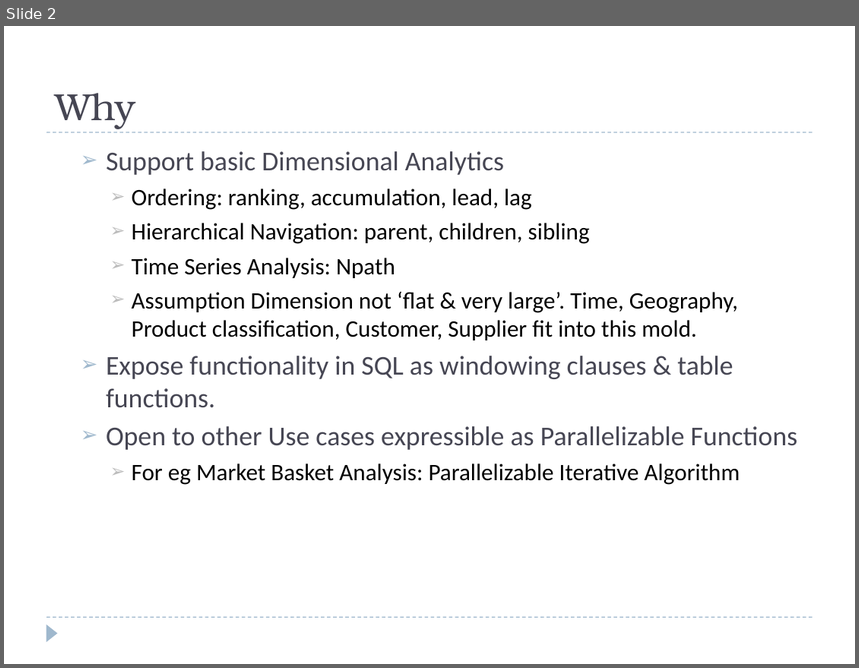
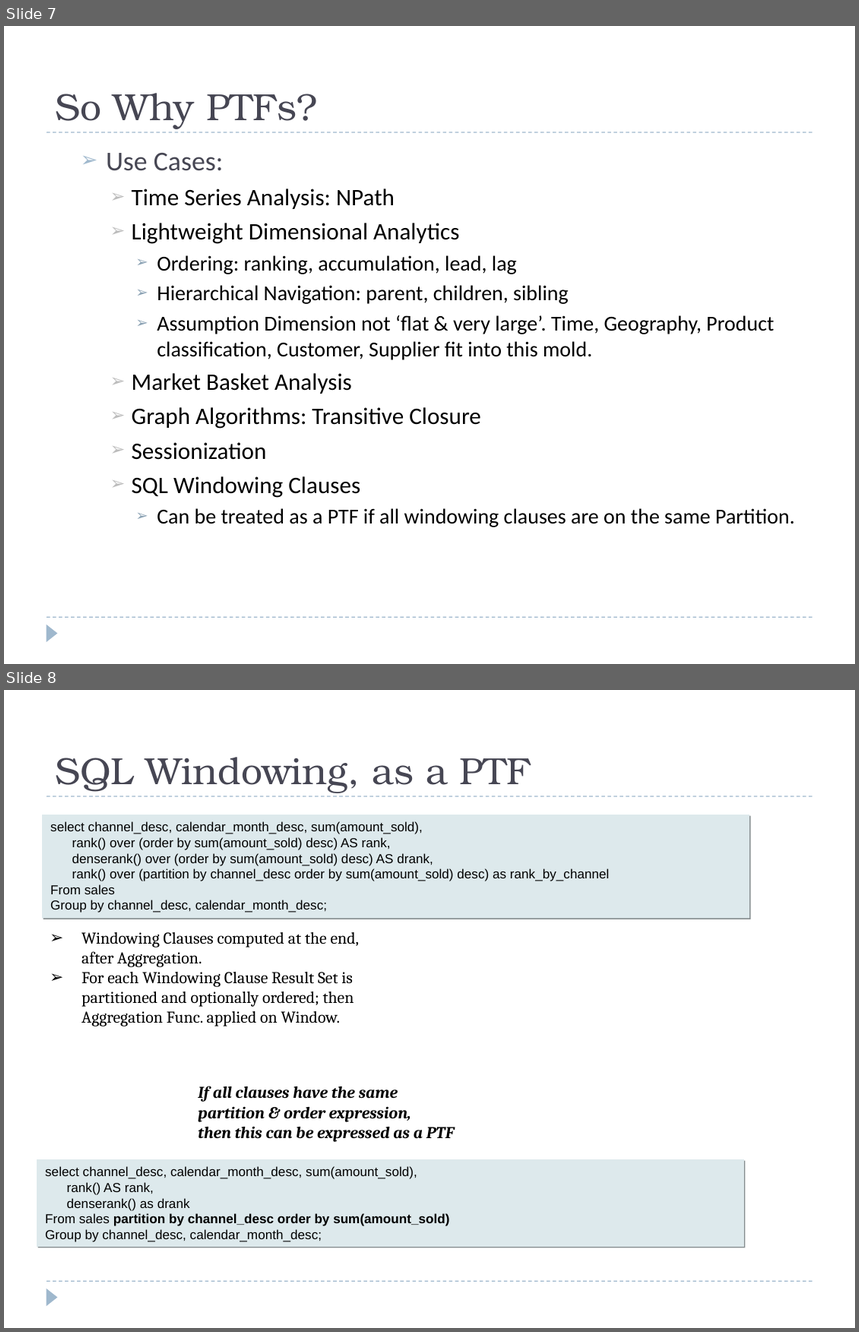
Before and after one commit to hbutani/SQLWindowing, a slide deck: docs/SQW.ppt. Shown one above the other, each under a label of ours: slide 2 before the commit, slides 7 and 8 after it. The pictures are 859x668 and 859x1332 pixels, drawn with LibreOffice and Linux fonts; fonts in the diff are those of the drawing. Boxes give left, top, right and bottom in pixels: in the first picture for what was removed or moved away, otherwise in the second. Text is boxed around its words. In the diff, an @@ line names an element or a change of style, - is before the commit and + after.

```diff
--- a/docs/SQW.ppt
+++ b/docs/SQW.ppt
@@ slide 8 added at (4, 690, 855, 1328), background #FFFFFF; not listed: 3 template elements that a slide beside it also shows @@
@@ title added at (55, 757, 531, 793), 32 pt, text #464653 @@
+SQL Windowing, as a PTF
@@ rectangle added at (42, 815, 750, 919), fill #DDE9EC, 11 pt, text #000000 @@
+select channel_desc, calendar_month_desc, sum(amount_sold),
+rank() over (order by sum(amount_sold) desc) AS rank,
+denserank() over (order by sum(amount_sold) desc) AS drank,
+rank() over (partition by channel_desc order by sum(amount_sold) desc) as rank_by_channel
+From sales
+Group by channel_desc, calendar_month_desc;
@@ text added at (82, 932, 360, 1027), 14 pt, text #000000 @@
+➢ Windowing Clauses computed at the end, after Aggregation.
+➢ For each Windowing Clause Result Set is partitioned and optionally ordered; then Aggregation Func. applied on Window.
@@ text added at (198, 1086, 455, 1142), 14 pt, text #000000, bold, italic @@
+If all clauses have the same
+partition & order expression,
+then this can be expressed as a PTF
@@ rectangle added at (37, 1160, 744, 1248), fill #DDE9EC, 11 pt, text #000000 @@
+select channel_desc, calendar_month_desc, sum(amount_sold),
+rank() AS rank,
+denserank() as drank
+From sales partition by channel_desc order by sum(amount_sold)
+Group by channel_desc, calendar_month_desc;
@@ what was slide 2 is now slide 7 @@
@@ slide 7 changed as well @@
@@ title at (55, 93, 317, 129): text changed @@
-Why
+So Why PTFs?
@@ text at (106, 153, 459, 244): text changed; size 23 to 20 pt; text colour #464653 to #000000 @@
-  ➢ Support basic Dimensional Analytics
+  ➢ Use Cases:
+    ➢ Time Series Analysis: NPath
+    ➢ Lightweight Dimensional Analytics
@@ text at (132, 258, 395, 278): paragraph removed @@
-    ➢ Time Series Analysis: Npath
@@ text at (157, 256, 774, 360): size 20 to 18 pt in "Ordering: ranking, accumulation, lead, lag", "Hierarchical Navigation: parent, children, sibling", "Assumption Dimension not ‘flat & very large’. ..."; list level 3 to 4 in "Ordering: ranking, accumulation, lead, lag"; bullet colour #BCBCBC to #8BA2B4; list level 3 to 4 in "Hierarchical Navigation: parent, children, sibling"; list level 3 to 4 in "Assumption Dimension not ‘flat & ..." @@
@@ text at (132, 373, 795, 528): text changed; size 23 to 20 pt; text colour #464653 to #000000 @@
-  ➢ Expose functionality in SQL as windowing clauses & table functions.
-  ➢ Open to other Use cases expressible as Parallelizable Functions
-    ➢ For eg Market Basket Analysis: Parallelizable Iterative Algorithm
+    ➢ Market Basket Analysis
+    ➢ Graph Algorithms: Transitive Closure
+    ➢ Sessionization
+    ➢ SQL Windowing Clauses
+      ➢ Can be treated as a PTF if all windowing clauses are on the same Partition.
```
Also in this commit, not shown: 4 other slides changed, 12 other slides added.
